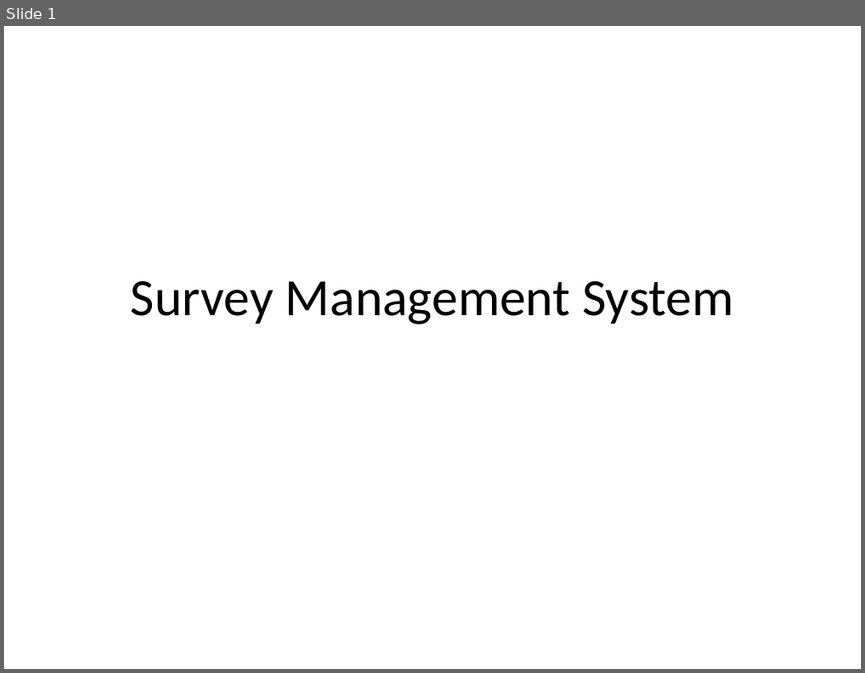
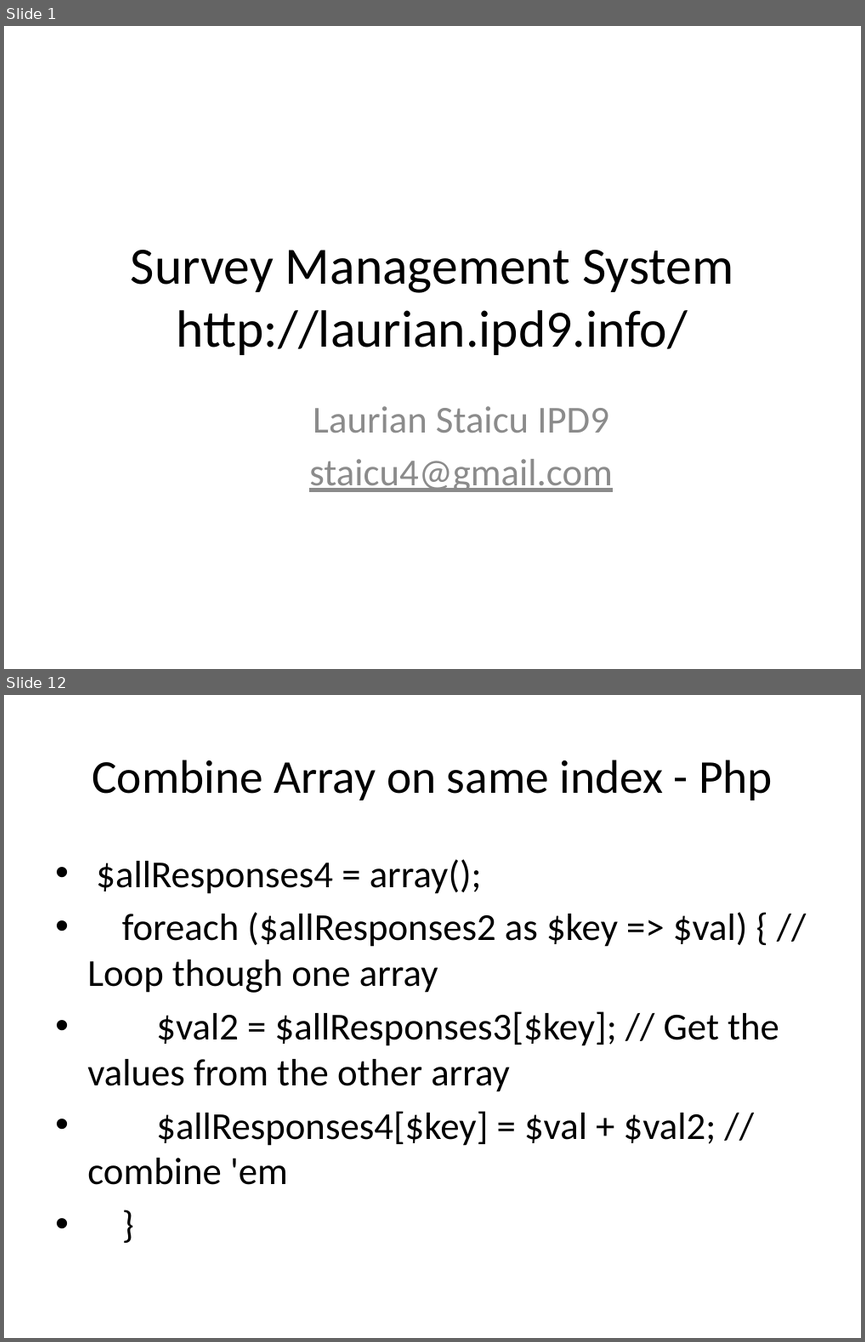
Before and after one commit to staicu/ipd9-php-project, a slide deck: documents/Presentation.pptx. Shown one above the other, each under a label of ours: slide 1 before the commit, slides 1 and 12 after it; the slides between them are not shown. The pictures are 865x673 and 865x1342 pixels, drawn with LibreOffice and Linux fonts; fonts in the diff are those of the drawing. Boxes give left, top, right and bottom in pixels: in the first picture for what was removed or moved away, otherwise in the second. Text is boxed around its words. In the diff, an @@ line names an element or a change of style, - is before the commit and + after.

```diff
--- a/documents/Presentation.pptx
+++ b/documents/Presentation.pptx
@@ slide 12 added at [4, 695, 861, 1338], background #FFFFFF @@
@@ title added at [92, 760, 772, 800], 39.6 pt, text #000000 @@
+Combine Array on same index - Php
@@ text added at [87, 859, 779, 1185], 32 pt, text #000000 @@
+• $allResponses4 = array();
+• foreach ($allResponses2 as $key => $val) { // Loop though one array
+• $val2 = $allResponses3[$key]; // Get the values from the other array
+• $allResponses4[$key] = $val + $val2; // combine 'em
+• }
@@ slide 1 changed as well @@
@@ title at [131, 250, 733, 355]: text changed @@
-Survey Management System
+Survey Management System
+http://laurian.ipd9.info/
@@ subtitle added at [309, 406, 613, 492], 32 pt, text #8C8C8C @@
+Laurian Staicu IPD9
+staicu4@gmail.com
```
Also in this commit, not shown: 15 other slides added, 13 slides removed, 5 other files.
